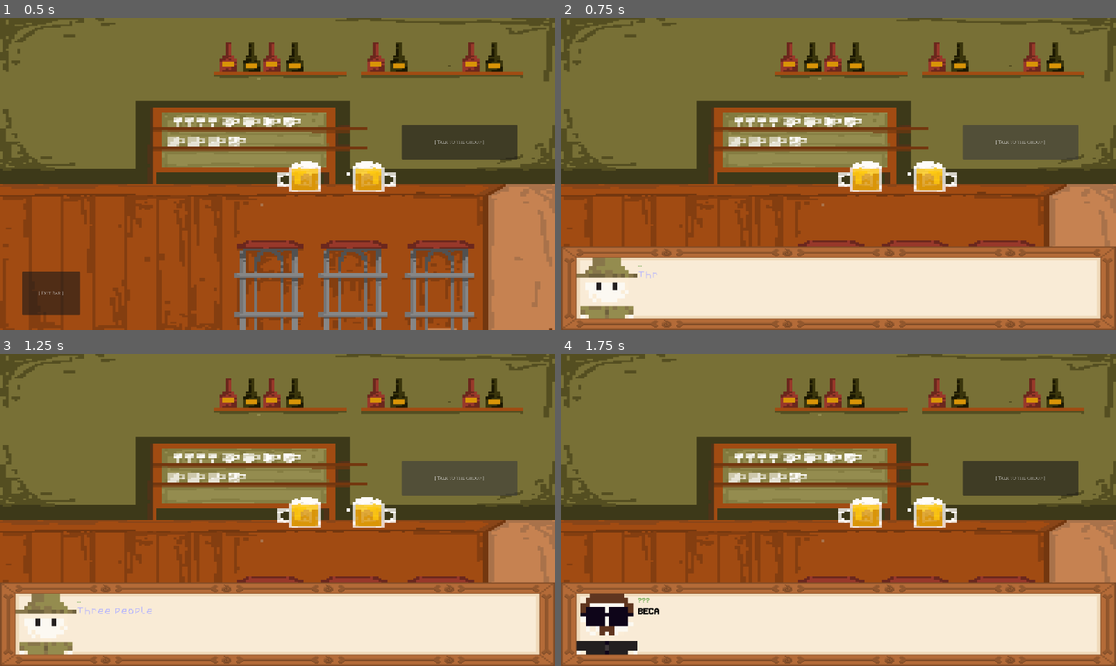
Above: before the commit, frames 1-4 (two rows, left to right).
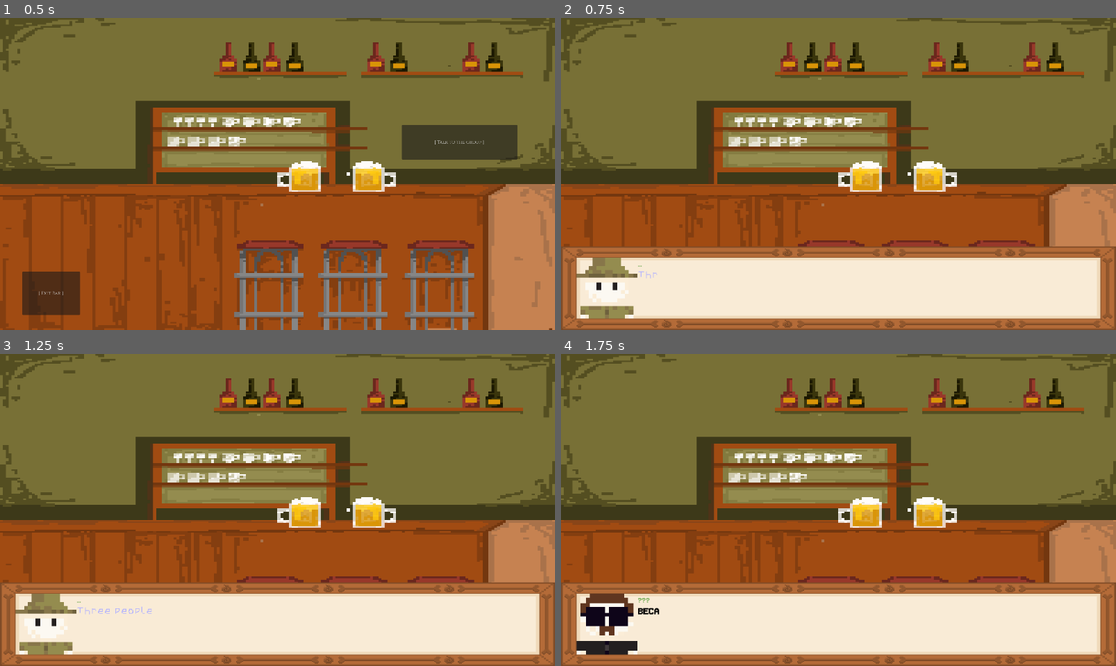
Above: after the commit, the same moments.

Repository: BlueEyedKing/PurpleTeamGameProject
Game: Godot game, scene res://Levels/bar.tscn
Same seed, same stepped clock (60 frames per second), same inputs: the game is played once before the commit and once after it. This scene is started directly instead of the project's main scene. The engine's default icon, where the game draws it, is replaced by a stand-in: a white triangle on a blue panel in a dark square. Sound files missing from this copy of the repository are replaced by a short silence.
Inputs (mouse positions are in pixels of both pictures, inside the frame that each line leads up to):
- Up to frame 1 (0.5 s): no input
- Up to frame 2 (0.75 s): click "[ Talk to the group ]" at 0.5 s
- Up to frame 3 (1.25 s): no input
- Up to frame 4 (1.75 s): tap Enter (ui_accept) at 1.25, 1.52 s; move the mouse to (960, 494) at 1.27 s; hold D (right) from 1.28 s (still down); hold E (advance_dialog) from 1.28 s (still down); click (960, 494) at 1.42 s

Frame 1 is identical in both runs. In frame 2, 2.3% of the frame differs, in the area x 72-94%, y 34-46%; in frame 3, 2.3%; in frame 4, 2.3%.

Commit message:
Refac: Fixed Door spawn bug

Diff:
--- a/game-project/Levels/Buildings/bar_door.tscn
+++ b/game-project/Levels/Buildings/bar_door.tscn
@@ -12,5 +12,8 @@
 [node name="CollisionShape2D" type="CollisionShape2D" parent="."]
 shape = SubResource("RectangleShape2D_43b8s")
 
+[node name="SpawnPoint" type="Marker2D" parent="."]
+position = Vector2(0, 40)
+
 [connection signal="body_entered" from="." to="." method="_on_body_entered"]
 [connection signal="body_exited" from="." to="." method="_on_body_exited"]
--- a/game-project/Levels/Buildings/museum_door.tscn
+++ b/game-project/Levels/Buildings/museum_door.tscn
@@ -12,5 +12,8 @@
 [node name="CollisionShape2D" type="CollisionShape2D" parent="."]
 shape = SubResource("RectangleShape2D_od01x")
 
+[node name="SpawnPoint" type="Marker2D" parent="."]
+position = Vector2(0, 40)
+
 [connection signal="body_entered" from="." to="." method="_on_body_entered"]
 [connection signal="body_exited" from="." to="." method="_on_body_exited"]
--- a/game-project/Levels/Buildings/shop_door.tscn
+++ b/game-project/Levels/Buildings/shop_door.tscn
@@ -12,5 +12,8 @@
 [node name="CollisionShape2D" type="CollisionShape2D" parent="."]
 shape = SubResource("RectangleShape2D_etsy1")
 
+[node name="SpawnPoint" type="Marker2D" parent="."]
+position = Vector2(0, 40)
+
 [connection signal="body_entered" from="." to="." method="_on_body_entered"]
 [connection signal="body_exited" from="." to="." method="_on_body_exited"]
--- a/game-project/Levels/bar.gd
+++ b/game-project/Levels/bar.gd
@@ -7,9 +7,12 @@
 
 func _ready() -> void:
 	exit_button.pressed.connect(_on_exit_pressed)
-	florence_button.pressed.connect(func():
-		florence_button.release_focus()
-		DialogueUi.start_for_npc("Florence"))
+	florence_button.pressed.connect(_on_talk_pressed.bind(florence_button, "Florence"))
+	DialogueUi.dialog_finished.connect(func(): florence_button.visible = true)
+
+func _on_talk_pressed(button: Button, npc_id: String) -> void:
+	button.visible = false
+	DialogueUi.start_for_npc(npc_id)
 
 func _on_exit_pressed() -> void:
-	EventBus.level_load_requested.emit("main_city", "bar")
+	EventBus.level_load_requested.emit("main_city", "BarDoor")
--- a/game-project/Levels/camp_1.tscn
+++ b/game-project/Levels/camp_1.tscn
@@ -15,6 +15,7 @@
 [ext_resource type="PackedScene" uid="uid://7ji7ui1suig5" path="res://Resources/objects/tree_small_flip.tscn" id="13_0d2j8"]
 [ext_resource type="PackedScene" uid="uid://b51mdbpgi2yfb" path="res://Resources/objects/tree_small.tscn" id="14_rhb38"]
 [ext_resource type="PackedScene" uid="uid://d30fpjorsxqy5" path="res://Resources/objects/tree_flip.tscn" id="15_rhb38"]
+[ext_resource type="PackedScene" path="res://Minigames/QTE/qte_spot.tscn" id="16_fxper"]
 
 [sub_resource type="TileSetAtlasSource" id="TileSetAtlasSource_3pfi4"]
 texture = ExtResource("2_fxuia")
@@ -445,4 +446,10 @@
 [node name="TreeFlip24" parent="ObjectsParent" instance=ExtResource("15_rhb38")]
 position = Vector2(2565, 71)
 
+[node name="DigSpot2" parent="." instance=ExtResource("7_dn5pt")]
+position = Vector2(2134, 1050)
+
+[node name="QteSpot" parent="." instance=ExtResource("16_fxper")]
+position = Vector2(1962, 1123)
+
 [editable path="ObjectsParent/gate_main_city"]
--- a/game-project/Levels/museum.gd
+++ b/game-project/Levels/museum.gd
@@ -7,9 +7,12 @@
 
 func _ready() -> void:
 	exit_button.pressed.connect(_on_exit_pressed)
-	camila_button.pressed.connect(func():
-		camila_button.release_focus()
-		DialogueUi.start_for_npc("Camila"))
+	camila_button.pressed.connect(_on_talk_pressed.bind(camila_button, "Camila"))
+	DialogueUi.dialog_finished.connect(func(): camila_button.visible = true)
+
+func _on_talk_pressed(button: Button, npc_id: String) -> void:
+	button.visible = false
+	DialogueUi.start_for_npc(npc_id)
 
 func _on_exit_pressed() -> void:
-	EventBus.level_load_requested.emit("main_city", "museum")
+	EventBus.level_load_requested.emit("main_city", "MuseumDoor")
--- a/game-project/Levels/shop.gd
+++ b/game-project/Levels/shop.gd
@@ -7,9 +7,12 @@
 
 func _ready() -> void:
 	exit_button.pressed.connect(_on_exit_pressed)
-	aiden_button.pressed.connect(func():
-		aiden_button.release_focus()
-		DialogueUi.start_for_npc("Aiden"))
+	aiden_button.pressed.connect(_on_talk_pressed.bind(aiden_button, "Aiden"))
+	DialogueUi.dialog_finished.connect(func(): aiden_button.visible = true)
+
+func _on_talk_pressed(button: Button, npc_id: String) -> void:
+	button.visible = false
+	DialogueUi.start_for_npc(npc_id)
 
 func _on_exit_pressed() -> void:
 	EventBus.level_load_requested.emit("main_city", "ShopDoor")
Not shown: 1 places in game-project/Levels/camp_1.tscn that only renumber resources
